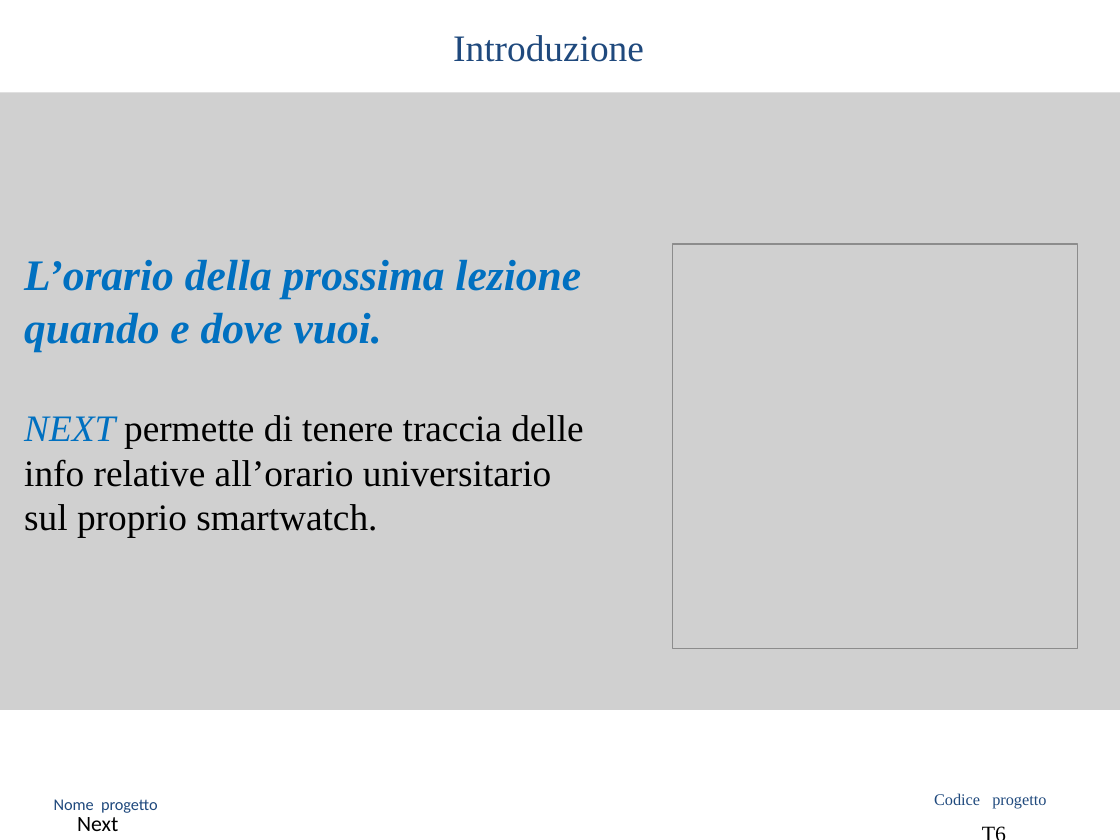
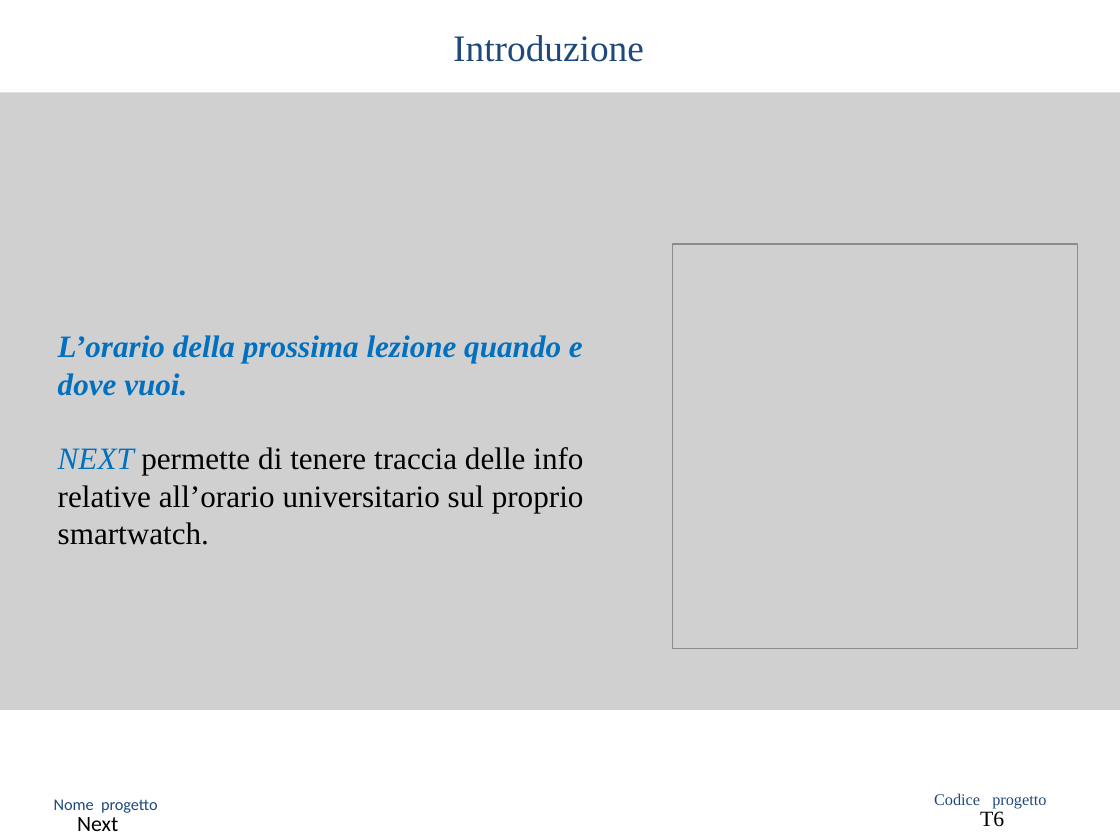
Before and after one commit to ax-ten/next-class, a slide deck: slide 3 of Documentation/WorkShop.pptx. Drawn at 1120x840 pixels with LibreOffice and Linux fonts; fonts in the diff are those of the drawing; grey boxes stand for pictures; background and template pictures are left out. Boxes give left, top, right and bottom in pixels: in the first picture for what was removed or moved away, otherwise in the second. Text is boxed around its words. In the diff, an @@ line names an element or a change of style, - is before the commit and + after.

```diff
--- a/Documentation/WorkShop.pptx
+++ b/Documentation/WorkShop.pptx
@@ text "L’orario della prossima lezione quando ...": place and size @@
-text "L’orario della prossima lezione quando ..." at (24, 259, 583, 538)
+text "L’orario della prossima lezione quando ..." at (58, 335, 584, 545)
@@ text "L’orario della prossima lezione quando ..." at (58, 335, 584, 545): size 28 to 20 pt in "L’orario della prossima lezione quando e dove ..."; size 24 to 20 pt in "NEXT permette di tenere traccia delle info ..."; alignment left to justified @@
@@ text "T6" rewrapped from (934, 814, 1054, 840) to (980, 811, 1004, 827) @@
```
Also in this commit, not shown: 10 other slides changed.
